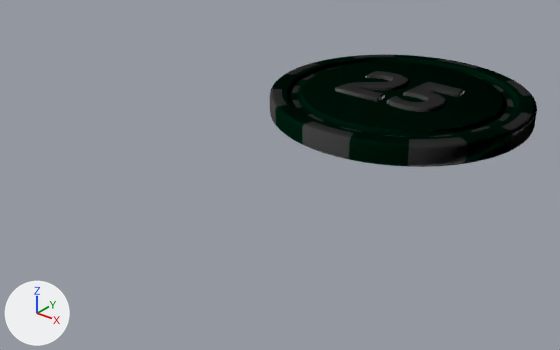
An edit to the glTF model chips/25.glb, drawn before and after from the same camera.
Rendered twice from a 50 mm camera at (0.1121, -0.1138, 0.086) aimed at (-0.0052, 0.0327, -0.0049). The axes (+X, +Y, +Z) are drawn at lower left. The lights are the same throughout. The first picture is the older version.
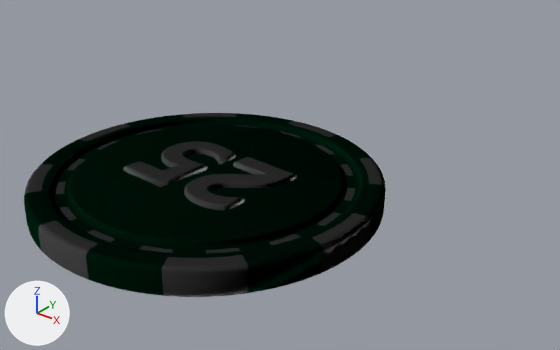
Location of each change, (x1, y1, x2, y2) in pixels of the pictures (560 x 350 px):
'Object_25', moved: before (271, 55, 537, 166); after (24, 113, 386, 296)
'Object_26', moved: before (270, 54, 534, 167); after (24, 113, 385, 297)
'Object_27', moved: before (335, 71, 465, 112); after (123, 141, 297, 211)

The change, as a diff of the scene's bpy script:
```diff
--- a/chips/25.glb.py
+++ b/chips/25.glb.py
@@ ob_object_25 @@
 ob_object_25 = bpy.data.objects.new('Object_25', me_mesh_1)
-ob_object_25.parent = ob_25_4
+ob_object_25.parent = ob_25
 ob_object_25.location = (0.0, 0.0, 0.0)
@@ ob_object_26 @@
 ob_object_26 = bpy.data.objects.new('Object_26', me_mesh_2)
-ob_object_26.parent = ob_25_4
+ob_object_26.parent = ob_25
 ob_object_26.location = (0.0, 0.0, 0.0)
@@ ob_object_27 @@
 ob_object_27 = bpy.data.objects.new('Object_27', me_mesh_3)
-ob_object_27.parent = ob_25_4
+ob_object_27.parent = ob_25
 ob_object_27.location = (0.0, 0.0, 0.0)
@@ ob_25 @@
+ob_25 = bpy.data.objects.new('25', None)
+ob_25.parent = ob_scene
+ob_25.location = (0.0, 0.0, 0.00371)
+ob_25.rotation_euler = (0.014, -3.141, -0.0407)  # degrees (0.8, -180, -2.3)
+ob_25.scale = (-0.334, -0.334, -0.334)
@@ ob_scene @@
+ob_scene = bpy.data.objects.new('Scene', None)
+ob_scene.location = (0.0, 0.0, 0.0)
```
